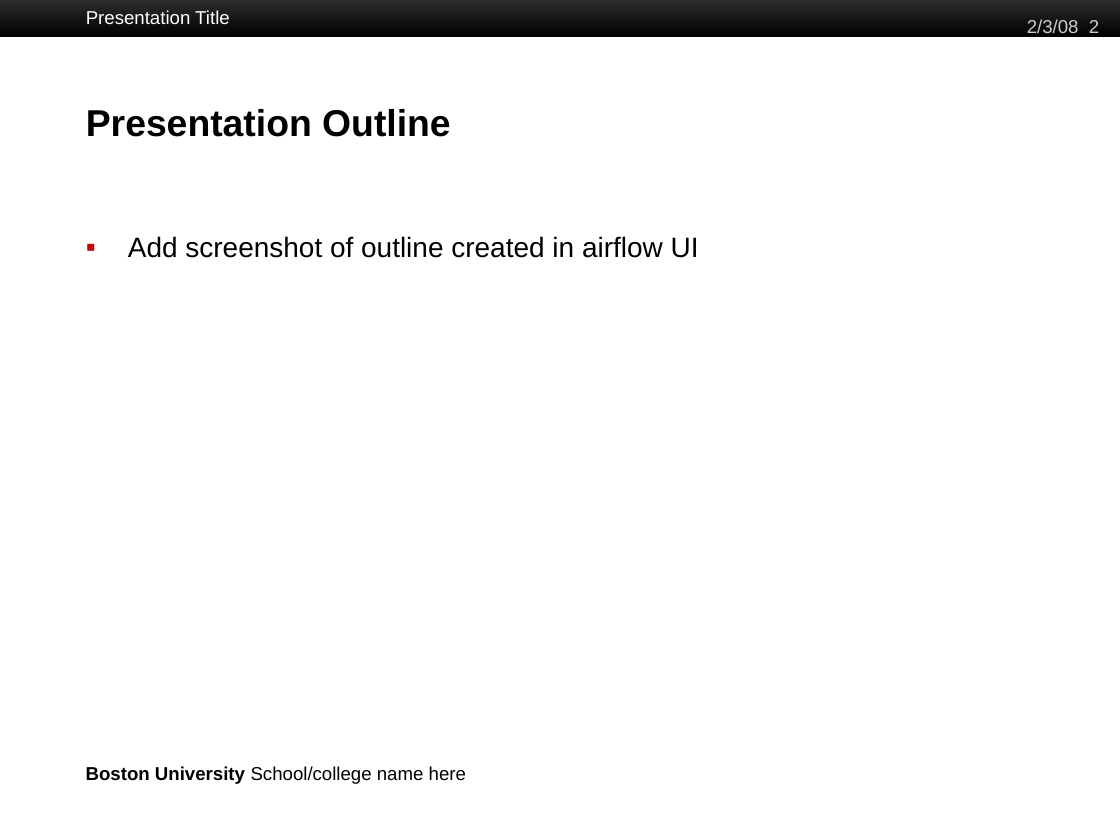
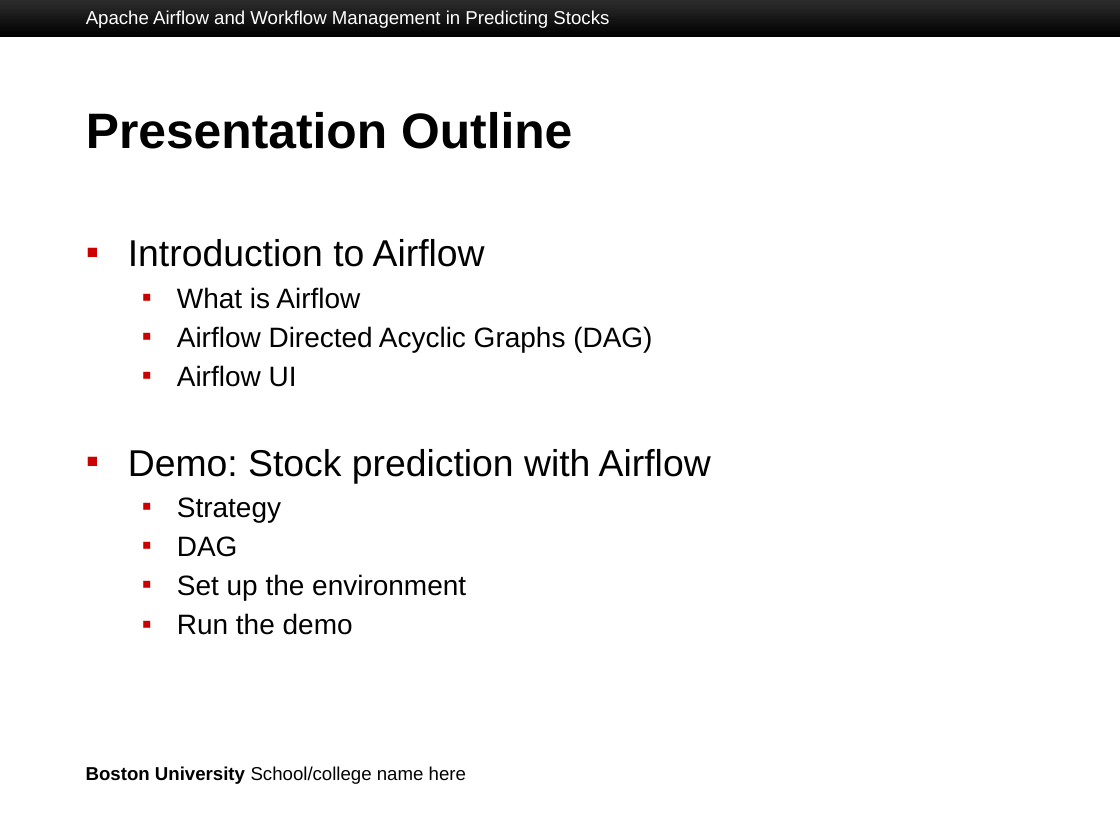
Before and after one commit to Stanford997/CS777-Term-Paper, a slide deck: slide 2 of documents/METCS777-Term-Paper--Nguyen-Cao.pptx. Drawn at 1120x840 pixels with LibreOffice and Linux fonts; fonts in the diff are those of the drawing; background and template pictures are left out. Boxes give left, top, right and bottom in pixels: in the first picture for what was removed or moved away, otherwise in the second. Text is boxed around its words. In the diff, an @@ line names an element or a change of style, - is before the commit and + after.

```diff
--- a/documents/METCS777-Term-Paper--Nguyen-Cao.pptx
+++ b/documents/METCS777-Term-Paper--Nguyen-Cao.pptx
@@ text at [86,10,609,28]: text changed @@
-Presentation Title
+Apache Airflow and Workflow Management in Predicting Stocks
@@ text removed at [1027,19,1099,38] @@
-2/3/08 2
@@ title "Presentation Outline" at [86,112,572,149]: size 24 to 32 pt @@
@@ text at [128,239,711,635]: text changed @@
-▪ Add screenshot of outline created in airflow UI
+▪ Introduction to Airflow
+  ▪ What is Airflow
+  ▪ Airflow Directed Acyclic Graphs (DAG)
+  ▪ Airflow UI
+▪ Demo: Stock prediction with Airflow
+  ▪ Strategy
+  ▪ DAG
+  ▪ Set up the environment
+  ▪ Run the demo
```
Also in this commit, not shown: 10 other slides changed, 2 slides added, 2 slides removed, 1 other file.
